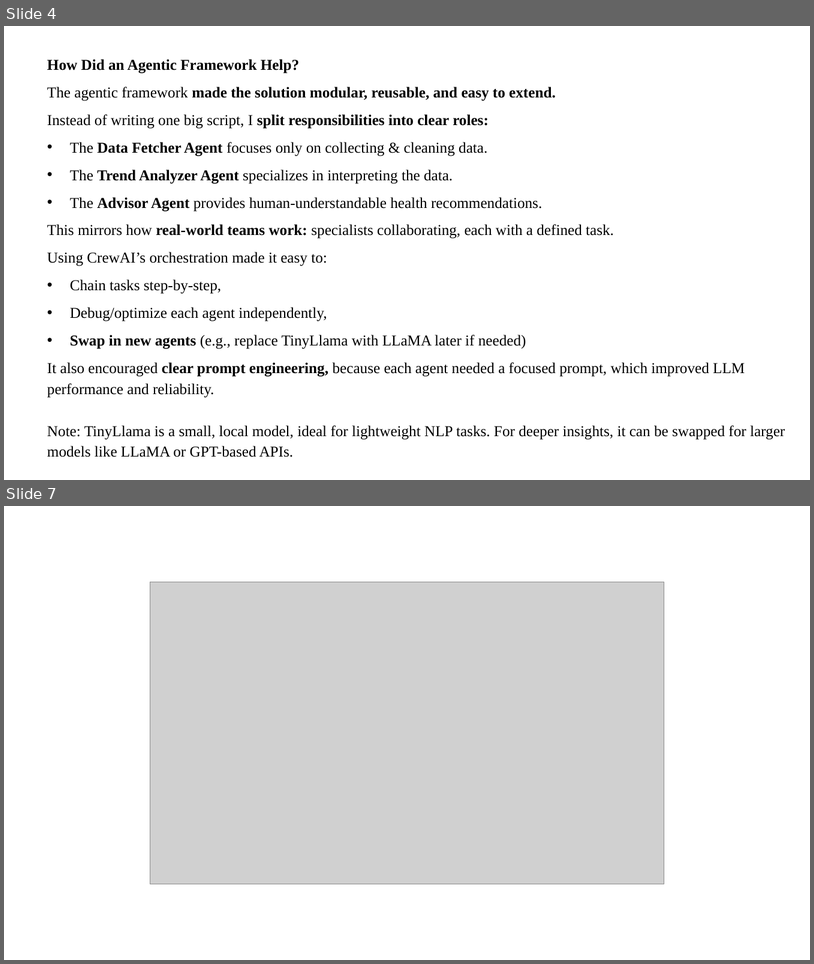
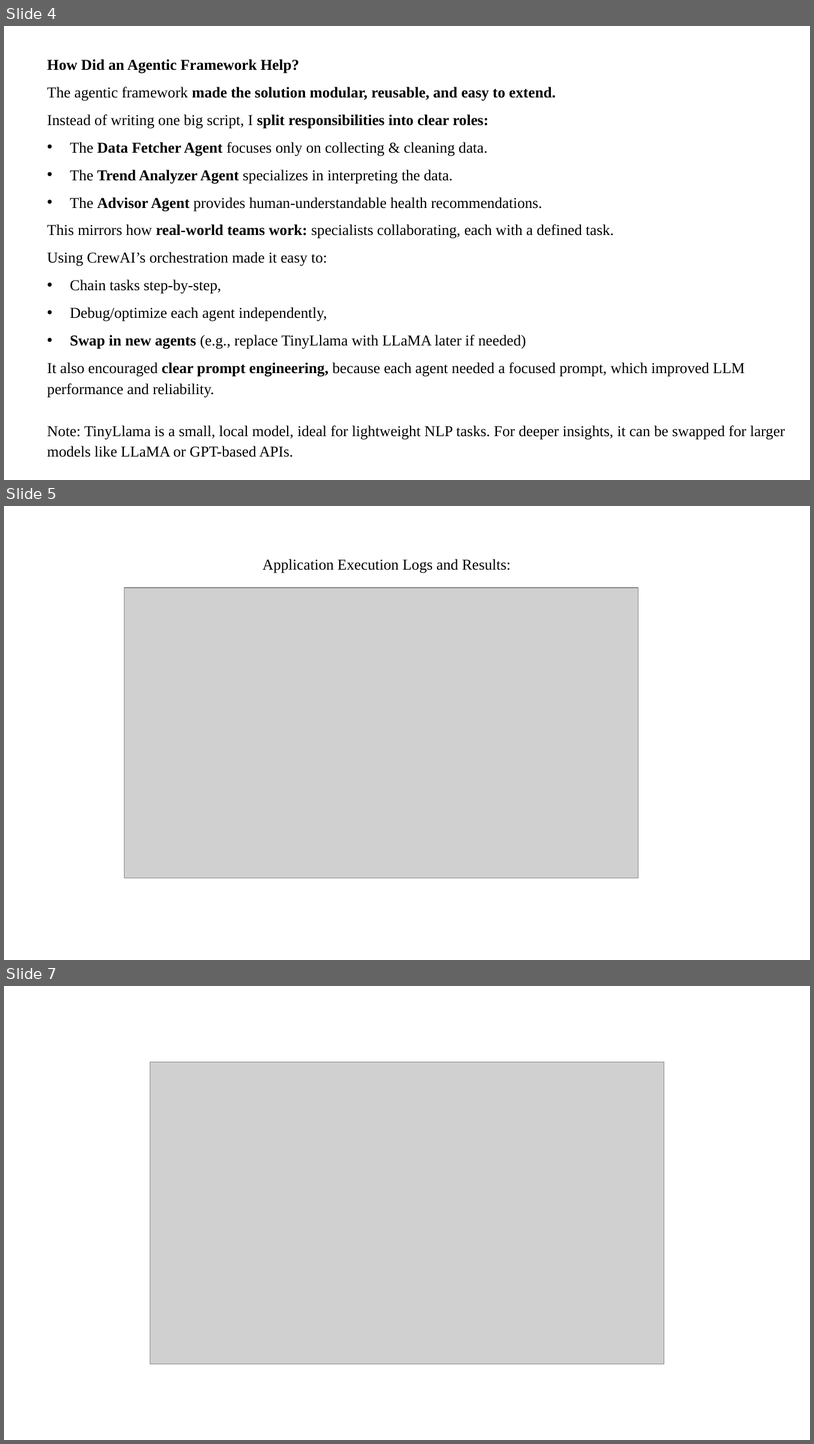
Before and after one commit to alkleela-ts/agentic-ai-demo, a slide deck: agenticai.pptx. Shown one above the other, each under a label of ours: slides 4 and 7 before the commit, slides 4, 5 and 7 after it; the slides between them are not shown. The pictures are 814x964 and 814x1444 pixels, drawn with LibreOffice and Linux fonts; fonts in the diff are those of the drawing; grey boxes stand for pictures. Boxes give left, top, right and bottom in pixels: in the first picture for what was removed or moved away, otherwise in the second. Text is boxed around its words. In the diff, an @@ line names an element or a change of style, - is before the commit and + after.

```diff
--- a/agenticai.pptx
+++ b/agenticai.pptx
@@ slide 5 added at bbox=[4, 506, 810, 960], background #FFFFFF @@
@@ text added at bbox=[263, 559, 511, 573], 18 pt, text #000000 @@
+Application Execution Logs and Results:
@@ picture added at bbox=[125, 588, 639, 878] @@
```
Also in this commit, not shown: 3 slides changed, 1 other slide added, 2 slides removed.
